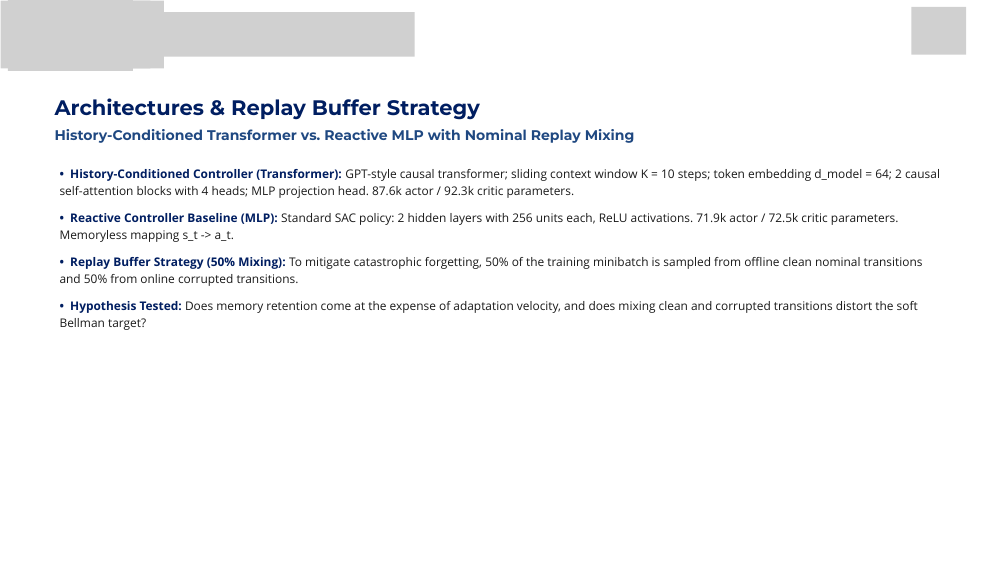
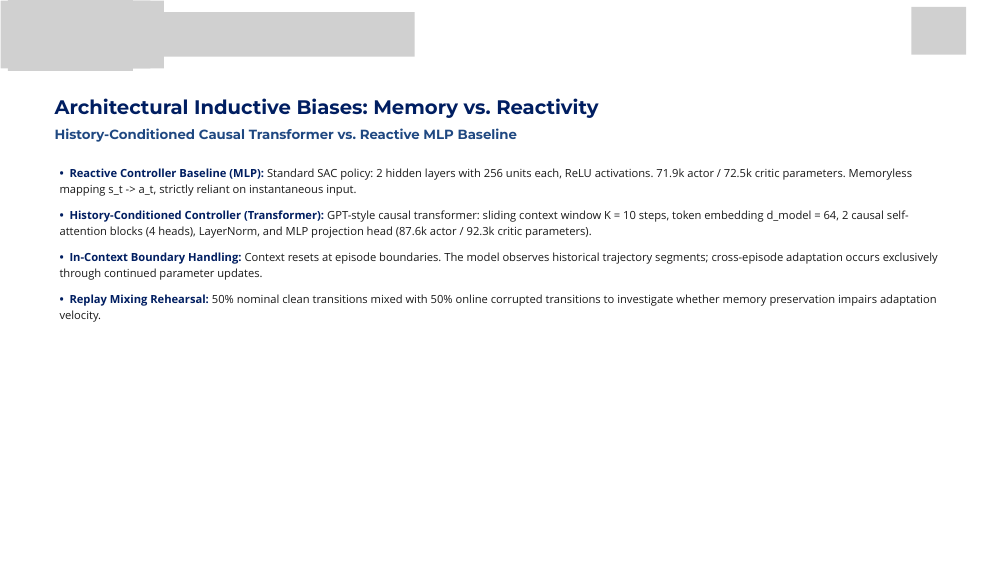
Before and after one commit to Fane-Nathan/tmrl, a slide deck: slide 5 of paper/reporting/193 - Presentation.pptx (slide 4 before the commit). Drawn at 1008x567 pixels with LibreOffice and Linux fonts; fonts in the diff are those of the drawing; grey boxes stand for pictures; background and template pictures are left out. Boxes give left, top, right and bottom in pixels: in the first picture for what was removed or moved away, otherwise in the second. Text is boxed around its words. In the diff, an @@ line names an element or a change of style, - is before the commit and + after.

```diff
--- a/paper/reporting/193 - Presentation.pptx
+++ b/paper/reporting/193 - Presentation.pptx
@@ text at (55, 98, 598, 118): text changed; size 30 to 28 pt @@
-Architectures & Replay Buffer Strategy
+Architectural Inductive Biases: Memory vs. Reactivity
@@ text at (55, 128, 517, 142): text changed; size 20 to 19 pt @@
-History-Conditioned Transformer vs. Reactive MLP with Nominal Replay Mixing
+History-Conditioned Causal Transformer vs. Reactive MLP Baseline
@@ text at (60, 168, 938, 322): text changed; size 17 to 16 pt @@
-• History-Conditioned Controller (Transformer): GPT-style causal transformer; sliding context window K = 10 steps; token embedding d_model = 64; 2 causal self-attention blocks with 4 heads; MLP projection head. 87.6k actor / 92.3k critic parameters.
-• Reactive Controller Baseline (MLP): Standard SAC policy: 2 hidden layers with 256 units each, ReLU activations. 71.9k actor / 72.5k critic parameters. Memoryless mapping s_t -> a_t.
-• Replay Buffer Strategy (50% Mixing): To mitigate catastrophic forgetting, 50% of the training minibatch is sampled from offline clean nominal transitions and 50% from online corrupted transitions.
-• Hypothesis Tested: Does memory retention come at the expense of adaptation velocity, and does mixing clean and corrupted transitions distort the soft Bellman target?
+• Reactive Controller Baseline (MLP): Standard SAC policy: 2 hidden layers with 256 units each, ReLU activations. 71.9k actor / 72.5k critic parameters. Memoryless mapping s_t -> a_t, strictly reliant on instantaneous input.
+• History-Conditioned Controller (Transformer): GPT-style causal transformer: sliding context window K = 10 steps, token embedding d_model = 64, 2 causal self-attention blocks (4 heads), LayerNorm, and MLP projection head (87.6k actor / 92.3k critic parameters).
+• In-Context Boundary Handling: Context resets at episode boundaries. The model observes historical trajectory segments; cross-episode adaptation occurs exclusively through continued parameter updates.
+• Replay Mixing Rehearsal: 50% nominal clean transitions mixed with 50% online corrupted transitions to investigate whether memory preservation impairs adaptation velocity.
```
Also in this commit, not shown: 9 other slides changed, 1 slide added, 1 slide removed, 15 other files.
